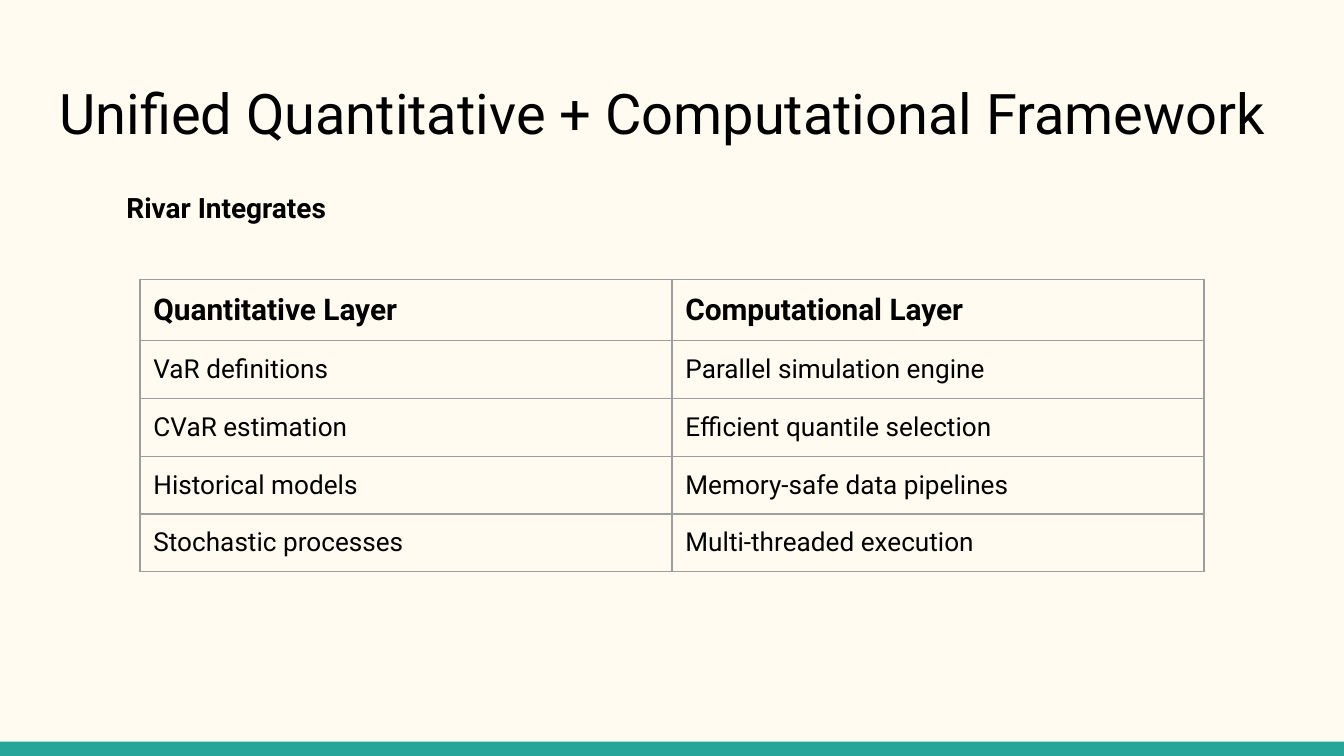
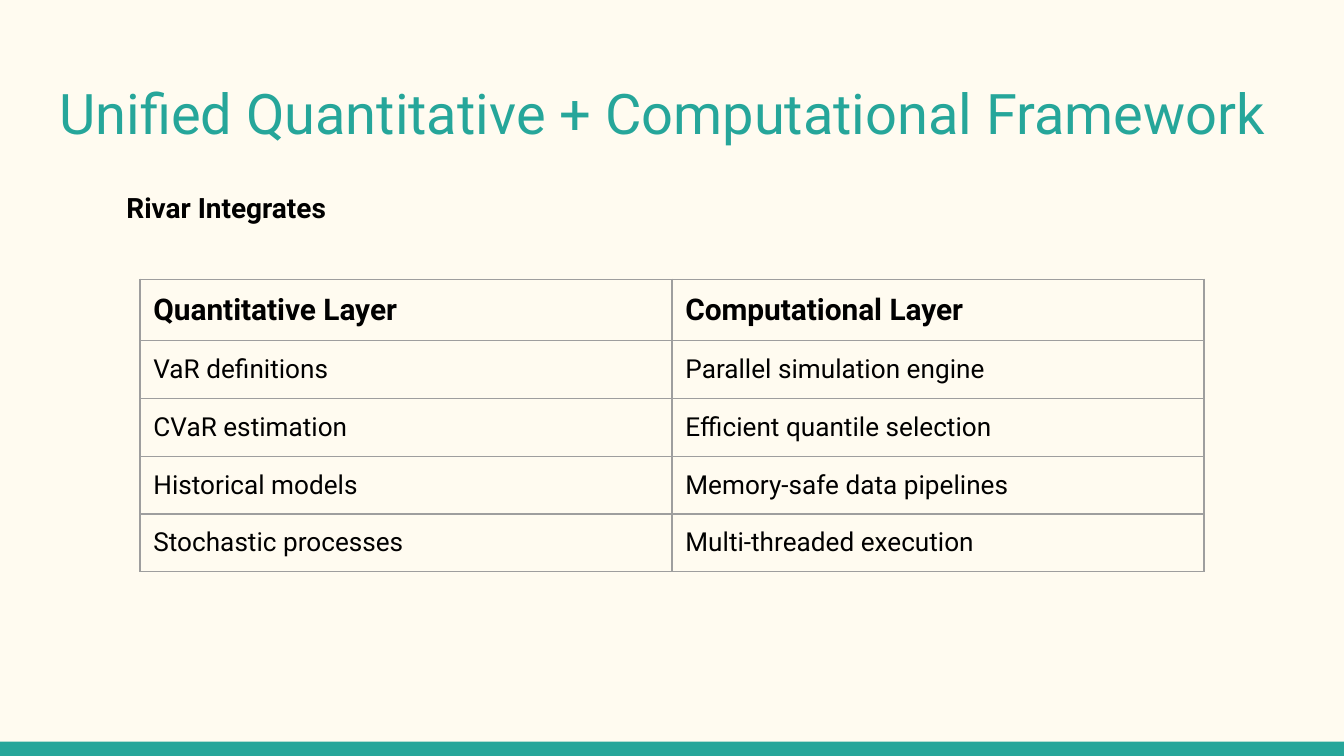
Before and after one commit to RiVaR-Imperial/resources-used, a slide deck: slide 19 of RiVaR-College.pptx. Drawn at 1344x756 pixels with LibreOffice and Linux fonts; fonts in the diff are those of the drawing. Boxes give left, top, right and bottom in pixels: in the first picture for what was removed or moved away, otherwise in the second. Text is boxed around its words. In the diff, an @@ line names an element or a change of style, - is before the commit and + after.

```diff
--- a/RiVaR-College.pptx
+++ b/RiVaR-College.pptx
@@ title "Unified Quantitative + Computational Framework" at [59,91,1264,146]: text colour #000000 to #26A69A @@
```
Also in this commit, not shown: 4 other slides changed, 1 slide added.
